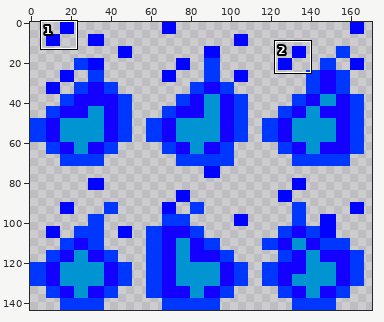
Two states of a sprite sheet, Programacion/LilWitch/resources/proyectiles/Fire_2.png. The first picture is a wide view before the edit; the outline marks the close-up.
Close-up. Old version:
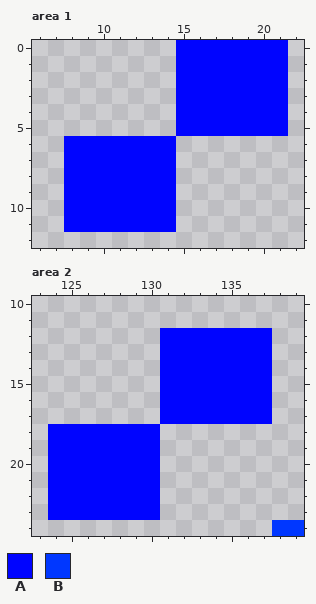
The file is 174x144 pixels. Shown: area 1: x 6..22, y 0..12; area 2: x 123..139, y 10..24. The wide view leaves out empty margins. The commit also changed other parts of the picture, which this record leaves out.
Palette (. is transparent): A #0004ff  B #0037ff
Pixels before, area 1, first column x 8:
 0 .......AAAAAAA
 1 .......AAAAAAA
 2 .......AAAAAAA
 3 .......AAAAAAA
 4 .......AAAAAAA
 5 .......AAAAAAA
 6 AAAAAAA.......
 7 AAAAAAA.......
 8 AAAAAAA.......
 9 AAAAAAA.......
10 AAAAAAA.......
11 AAAAAAA.......
Pixels before, area 2, first column x 124:
12 .......AAAAAAA..
13 .......AAAAAAA..
14 .......AAAAAAA..
15 .......AAAAAAA..
16 .......AAAAAAA..
17 .......AAAAAAA..
18 AAAAAAA.........
19 AAAAAAA.........
20 AAAAAAA.........
21 AAAAAAA.........
22 AAAAAAA.........
23 AAAAAAA.........
24 ..............BB
And afterwards:
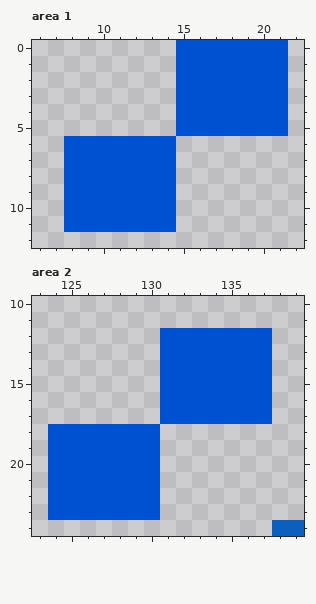
Change:
{"colour":"A","old":"#0004ff","new":"#0051d2"}
{"colour":"B","old":"#0037ff","new":"#0d5fbd"}
{"label":"changed","picture_box":[64,40,288,232]}
{"label":"changed","picture_box":[48,328,272,520]}
{"label":"changed","picture_box":[272,520,304,536]}
